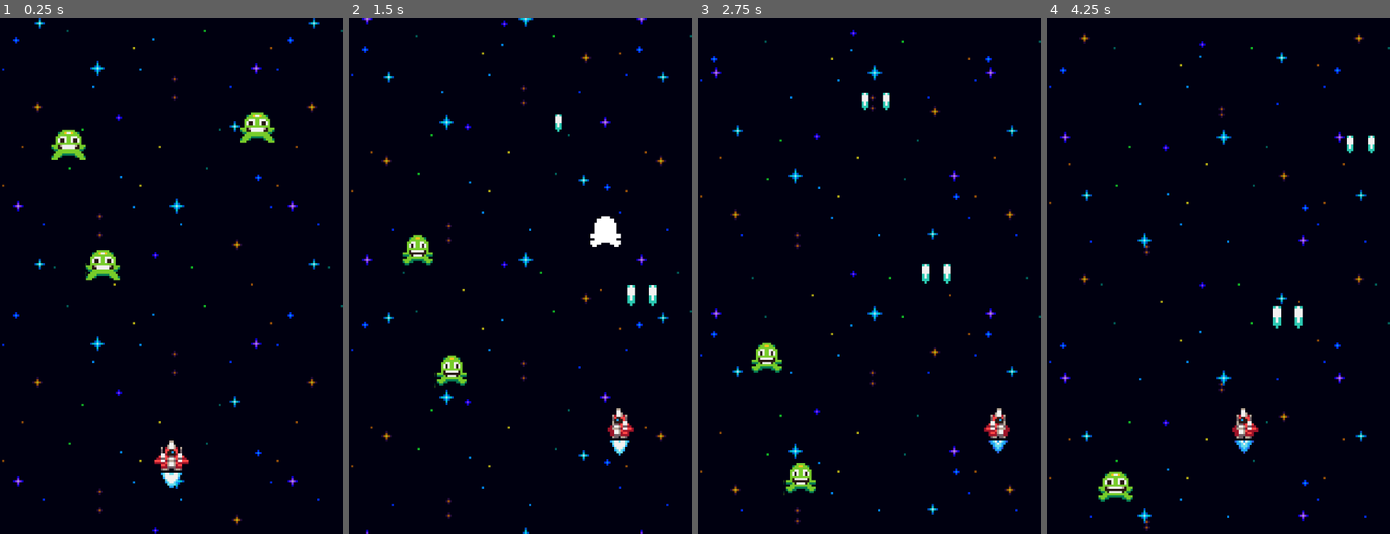
Above: before the commit, frames 1-4 (left to right).
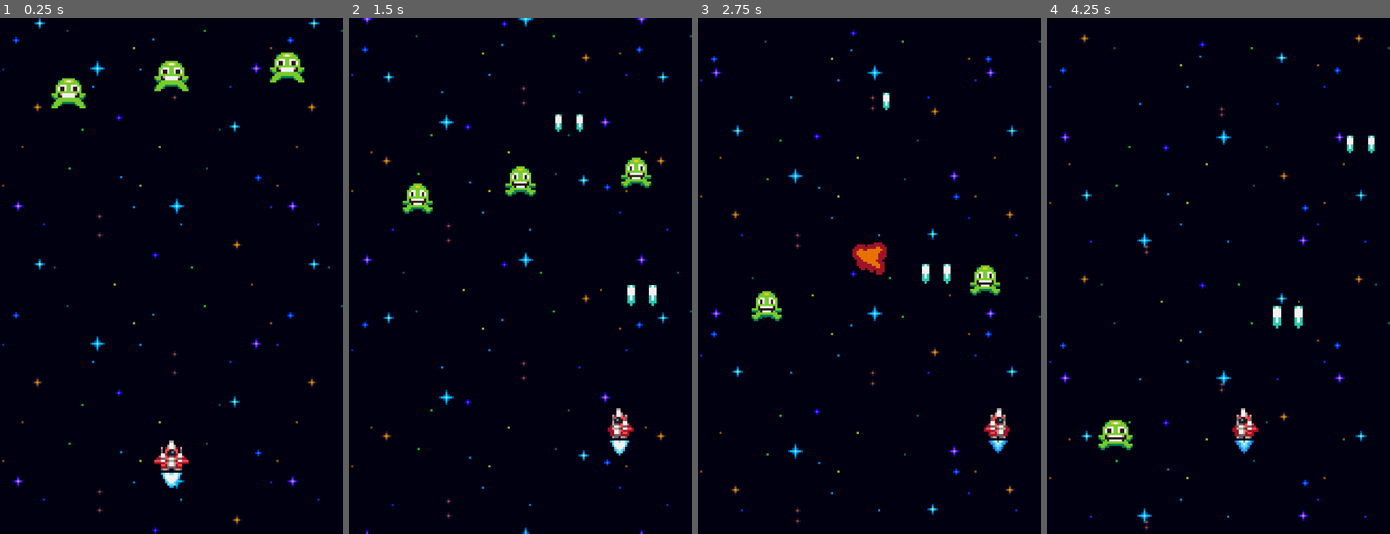
Above: after the commit, the same moments.

Repository: SeaBassy4/Galaxy-Shooter
Game: Godot game, scene res://world.tscn
The game is run twice, just before and just after one commit, with the same random seed, the same clock (stepped at 60 frames per second) and the same inputs.
Inputs:
- Up to frame 1 (0.25 s): no input
- Up to frame 2 (1.5 s): hold Right (ui_right) 0.53-1.28 s; hold Left (ui_left) from 1.28 s (still down)
- Up to frame 3 (2.75 s): release Left (ui_left) at 2.03 s; hold Right (ui_right) from 2.03 s (still down)
- Up to frame 4 (4.25 s): release Right (ui_right) at 3.53 s; hold Left (ui_left) from 3.53 s (still down)

The runs differ from the first frame. In frame 1, 2.6% of the frame differs, in the area x 15-89%, y 6-51%; in frame 2, 2.3%; in frame 3, 2.0%; in frame 4, 0.9%.

Commit message:
chore: part 9 tutorial, explosion and enemy + ship destruction logic, tutorial 9

Diff:
--- a/components/onetime_animated_effect.gd
+++ b/components/onetime_animated_effect.gd
@@ -8,3 +8,4 @@
 func _ready() -> void:
 	# Free this node when the animation is finished
 	animation_finished.connect(queue_free)
+	animation_looped.connect(queue_free)
--- /dev/null
+++ b/effects/explosion_effect.tscn
@@ -0,0 +1,55 @@
+[gd_scene load_steps=9 format=3 uid="uid://c5vh2qmosxy0n"]
+
+[ext_resource type="Script" uid="uid://ds2nn4pvtc161" path="res://components/onetime_animated_effect.gd" id="1_27qt3"]
+[ext_resource type="Texture2D" uid="uid://cws5afkiqoql5" path="res://assets/explosion.png" id="1_ivsvs"]
+
+[sub_resource type="AtlasTexture" id="AtlasTexture_gstvt"]
+atlas = ExtResource("1_ivsvs")
+region = Rect2(0, 0, 16, 16)
+
+[sub_resource type="AtlasTexture" id="AtlasTexture_2ues5"]
+atlas = ExtResource("1_ivsvs")
+region = Rect2(16, 0, 16, 16)
+
+[sub_resource type="AtlasTexture" id="AtlasTexture_2crw8"]
+atlas = ExtResource("1_ivsvs")
+region = Rect2(32, 0, 16, 16)
+
+[sub_resource type="AtlasTexture" id="AtlasTexture_hdctc"]
+atlas = ExtResource("1_ivsvs")
+region = Rect2(48, 0, 16, 16)
+
+[sub_resource type="AtlasTexture" id="AtlasTexture_62s6n"]
+atlas = ExtResource("1_ivsvs")
+region = Rect2(64, 0, 16, 16)
+
+[sub_resource type="SpriteFrames" id="SpriteFrames_412ul"]
+animations = [{
+"frames": [{
+"duration": 1.0,
+"texture": SubResource("AtlasTexture_gstvt")
+}, {
+"duration": 1.0,
+"texture": SubResource("AtlasTexture_2ues5")
+}, {
+"duration": 1.0,
+"texture": SubResource("AtlasTexture_2crw8")
+}, {
+"duration": 1.0,
+"texture": SubResource("AtlasTexture_hdctc")
+}, {
+"duration": 1.0,
+"texture": SubResource("AtlasTexture_62s6n")
+}],
+"loop": true,
+"name": &"default",
+"speed": 10.0
+}]
+
+[node name="ExplosionEffect" type="AnimatedSprite2D"]
+position = Vector2(-12, 0)
+sprite_frames = SubResource("SpriteFrames_412ul")
+autoplay = "default"
+frame_progress = 0.019386832
+script = ExtResource("1_27qt3")
+metadata/_custom_type_script = "uid://ds2nn4pvtc161"
--- a/enemies/enemy.gd
+++ b/enemies/enemy.gd
@@ -1,12 +1,13 @@
 extends Node2D
-@onready var stats_component: StatsComponent = $StatsComponent as StatsComponent
-@onready var move_component: MoveComponent = $MoveComponent as MoveComponent
+@onready var stats_component:  = $StatsComponent as StatsComponent
+@onready var move_component:  = $MoveComponent as MoveComponent
 @onready var visible_on_screen_notifier_2d: VisibleOnScreenNotifier2D = $VisibleOnScreenNotifier2D
-@onready var scale_component: ScaleComponent = $ScaleComponent as ScaleComponent
-@onready var flash_component: FlashComponent = $FlashComponent as FlashComponent
-@onready var shake_component: ShakeComponent = $ShakeComponent as ShakeComponent
-@onready var hurtbox_component: HurtboxComponent = $HurtboxComponent as HurtboxComponent
-@onready var hitbox_component: HitboxComponent = $HitboxComponent as HitboxComponent
+@onready var scale_component:  = $ScaleComponent as ScaleComponent
+@onready var flash_component:  = $FlashComponent as FlashComponent
+@onready var shake_component:  = $ShakeComponent as ShakeComponent
+@onready var hurtbox_component:  = $HurtboxComponent as HurtboxComponent
+@onready var hitbox_component:  = $HitboxComponent as HitboxComponent
+@onready var destroyed_component: = $DestroyedComponent as DestroyedComponent
 
 
 func _ready() -> void:
@@ -17,3 +18,4 @@
 		shake_component.tween_shake()
 	)
 	stats_component.no_health.connect(queue_free)
+	hitbox_component.hit_hurtbox.connect(destroyed_component.destroy.unbind(1))
--- a/enemies/enemy.tscn
+++ b/enemies/enemy.tscn
@@ -9,6 +9,9 @@
 [ext_resource type="Script" uid="uid://cbf4dxlvd0e45" path="res://components/hurtbox_component.gd" id="7_4w5fm"]
 [ext_resource type="Script" uid="uid://difiindk0cd8i" path="res://components/hitbox_component.gd" id="8_uba7a"]
 [ext_resource type="Script" uid="uid://drux57h0pss38" path="res://components/hurt_component.gd" id="9_uba7a"]
+[ext_resource type="Script" uid="uid://bneo6jj2rb37" path="res://components/spawner_component.gd" id="10_ccbdt"]
+[ext_resource type="PackedScene" uid="uid://c5vh2qmosxy0n" path="res://effects/explosion_effect.tscn" id="11_mgey2"]
+[ext_resource type="Script" uid="uid://ue6mghi7b6nn" path="res://components/destroyed_component.gd" id="12_cjbay"]
 
 [node name="Enemy" type="Node2D"]
 script = ExtResource("1_3t1x0")
@@ -58,3 +61,15 @@
 stats_component = NodePath("../StatsComponent")
 hurtbox_component = NodePath("../HurtboxComponent")
 metadata/_custom_type_script = "uid://drux57h0pss38"
+
+[node name="SpawnerComponent" type="Node2D" parent="."]
+script = ExtResource("10_ccbdt")
+scene = ExtResource("11_mgey2")
+metadata/_custom_type_script = "uid://bneo6jj2rb37"
+
+[node name="DestroyedComponent" type="Node" parent="." node_paths=PackedStringArray("actor", "stats_component", "destroy_effect_spawner_component")]
+script = ExtResource("12_cjbay")
+actor = NodePath("..")
+stats_component = NodePath("../StatsComponent")
+destroy_effect_spawner_component = NodePath("../SpawnerComponent")
+metadata/_custom_type_script = "uid://ue6mghi7b6nn"
--- a/player_ship/ship.tscn
+++ b/player_ship/ship.tscn
@@ -1,7 +1,8 @@
-[gd_scene load_steps=22 format=3 uid="uid://dsek7j1jj8p31"]
+[gd_scene load_steps=27 format=3 uid="uid://dsek7j1jj8p31"]
 
 [ext_resource type="Script" uid="uid://c4f6tray6jo3k" path="res://player_ship/ship.gd" id="1_etvdo"]
 [ext_resource type="Texture2D" uid="uid://prcohs60ob3h" path="res://assets/ship.png" id="1_lyjrp"]
+[ext_resource type="Script" uid="uid://cvbrl1ivpedsk" path="res://components/stats_component.gd" id="2_1xpe7"]
 [ext_resource type="Script" uid="uid://3oyie14qm7qf" path="res://components/move_component.gd" id="2_y3mk2"]
 [ext_resource type="Script" uid="uid://bpaeljngx72w7" path="res://components/move_input_component.gd" id="3_snm6p"]
 [ext_resource type="Resource" uid="uid://c4yd81eyw04ua" path="res://player_ship/ship_move_stats.tres" id="4_0n25c"]
@@ -10,6 +11,10 @@
 [ext_resource type="PackedScene" uid="uid://bs10h8snsav5e" path="res://projectiles/laser.tscn" id="8_le0bn"]
 [ext_resource type="Script" uid="uid://ctd5mrsxtpmlh" path="res://components/scale_component.gd" id="9_le0bn"]
 [ext_resource type="Texture2D" uid="uid://dx04rucok8kk7" path="res://assets/ship_flame.png" id="10_8ru6t"]
+[ext_resource type="Script" uid="uid://cbf4dxlvd0e45" path="res://components/hurtbox_component.gd" id="12_kbeao"]
+[ext_resource type="Script" uid="uid://drux57h0pss38" path="res://components/hurt_component.gd" id="13_kbeao"]
+[ext_resource type="PackedScene" uid="uid://c5vh2qmosxy0n" path="res://effects/explosion_effect.tscn" id="14_gglps"]
+[ext_resource type="Script" uid="uid://ue6mghi7b6nn" path="res://components/destroyed_component.gd" id="15_h7cto"]
 
 [sub_resource type="AtlasTexture" id="AtlasTexture_8ru6t"]
 atlas = ExtResource("10_8ru6t")
@@ -113,6 +118,10 @@
 [node name="Ship" type="Node2D"]
 script = ExtResource("1_etvdo")
 
+[node name="StatsComponent" type="Node" parent="."]
+script = ExtResource("2_1xpe7")
+metadata/_custom_type_script = "uid://cvbrl1ivpedsk"
+
 [node name="Anchor" type="Node2D" parent="."]
 
 [node name="FlameAnimatedSprite2D2" type="AnimatedSprite2D" parent="Anchor"]
@@ -162,3 +171,29 @@
 script = ExtResource("9_le0bn")
 sprite = NodePath("../Anchor")
 metadata/_custom_type_script = "uid://ctd5mrsxtpmlh"
+
+[node name="HurtboxComponent" type="Area2D" parent="."]
+collision_mask = 0
+script = ExtResource("12_kbeao")
+metadata/_custom_type_script = "uid://cbf4dxlvd0e45"
+
+[node name="CollisionPolygon2D" type="CollisionPolygon2D" parent="HurtboxComponent"]
+polygon = PackedVector2Array(-8, 2, -3, -4, -1, -7, 1, -7, 3, -4, 8, 2, 8, 4, 5, 4, 5, 7, -5, 7, -5, 4, -8, 4)
+
+[node name="HurtComponent" type="Node" parent="." node_paths=PackedStringArray("stats_component", "hurtbox_component")]
+script = ExtResource("13_kbeao")
+stats_component = NodePath("../StatsComponent")
+hurtbox_component = NodePath("../HurtboxComponent")
+metadata/_custom_type_script = "uid://drux57h0pss38"
+
+[node name="ExplosionSpawnerComponent" type="Node2D" parent="."]
+script = ExtResource("7_6m5c2")
+scene = ExtResource("14_gglps")
+metadata/_custom_type_script = "uid://bneo6jj2rb37"
+
+[node name="DestroyedComponent" type="Node" parent="." node_paths=PackedStringArray("actor", "stats_component", "destroy_effect_spawner_component")]
+script = ExtResource("15_h7cto")
+actor = NodePath("..")
+stats_component = NodePath("../StatsComponent")
+destroy_effect_spawner_component = NodePath("../ExplosionSpawnerComponent")
+metadata/_custom_type_script = "uid://ue6mghi7b6nn"
--- a/world.tscn
+++ b/world.tscn
@@ -12,10 +12,10 @@
 [node name="SpaceBackground" parent="." instance=ExtResource("2_fj7yv")]
 
 [node name="GreenEnemy" parent="." instance=ExtResource("3_tlwt5")]
-position = Vector2(32, 48)
+position = Vector2(32, 24)
 
 [node name="GreenEnemy2" parent="." instance=ExtResource("3_tlwt5")]
-position = Vector2(120, 40)
+position = Vector2(134, 12)
 
 [node name="GreenEnemy3" parent="." instance=ExtResource("3_tlwt5")]
-position = Vector2(48, 104)
+position = Vector2(80, 16)
Not shown: 1 places in enemies/enemy.tscn that only renumber resources
